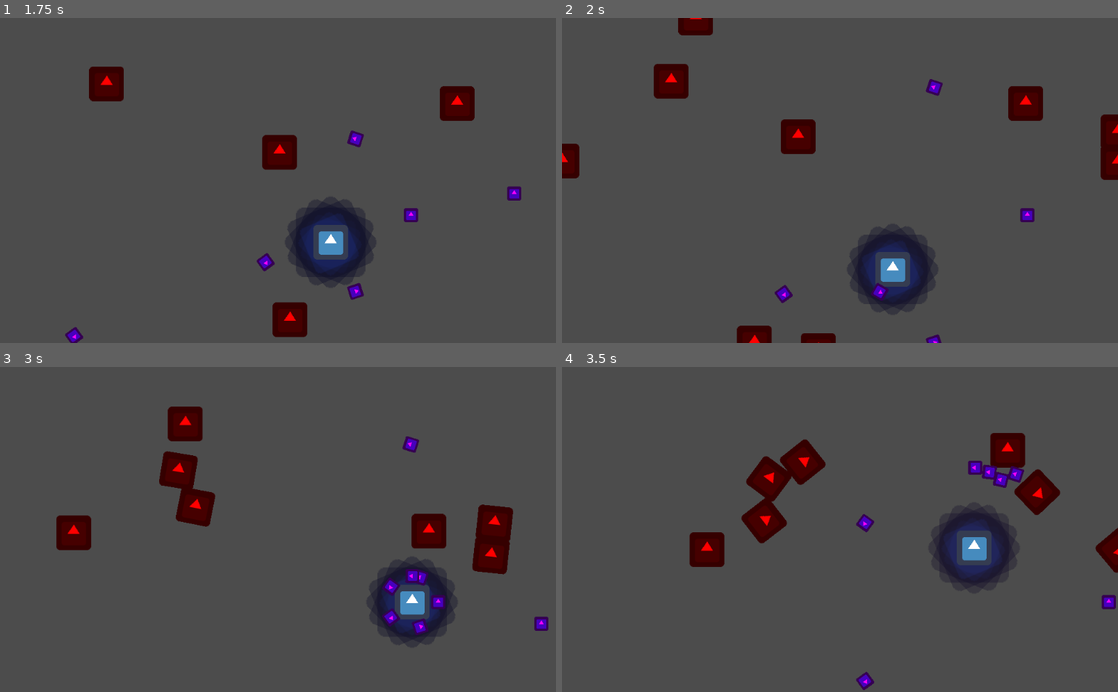
Above: before the commit, frames 1-4 (two rows, left to right).
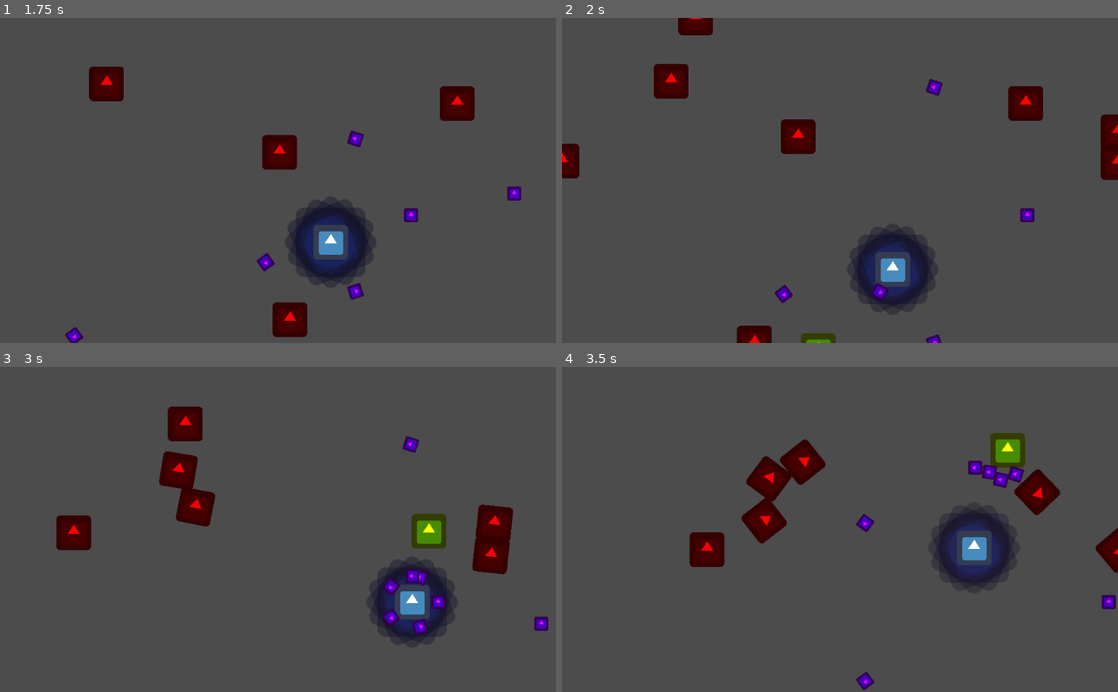
Above: after the commit, the same moments.

Repository: franxz/proto-top-down
Game: Godot game, scene res://scenes/test-map/TestMap.tscn
Same seed, same stepped clock (60 frames per second), same inputs: the game is played once before the commit and once after it. The engine's default icon, where the game draws it, is replaced by a stand-in: a white triangle on a blue panel in a dark square.
Inputs:
- Up to frame 1 (1.75 s): hold Right (ui_right) 0.53-1.28 s; hold Down (ui_down) from 1.28 s (still down)
- Up to frame 2 (2 s): keep holding Down (ui_down)
- Up to frame 3 (3 s): release Down (ui_down) at 2.03 s; hold Right (ui_right) 2.03-2.78 s; hold Up (ui_up) from 2.78 s (still down)
- Up to frame 4 (3.5 s): keep holding Up (ui_up)

Frame 1 is identical in both runs. In frame 2, 0.2% of the frame differs, in the area x 43-50%, y 97-100%; in frame 3, 0.7%, in the area x 74-81%, y 45-56%; in frame 4, 0.7%.

Commit message:
Add WeaponBase to extract common Weapon logic

Diff:
--- a/scenes/weapon-with-range/WeaponWithRange.gd
+++ b/scenes/weapon-with-range/WeaponWithRange.gd
@@ -1,14 +1,16 @@
 extends Node2D
 
 var shot_scene := preload("res://scenes/shot/Shot.tscn")
+var weapon_base_script := preload("res://scripts/WeaponBase.gd")
 
-onready var attack_range := get_node("AttackRange")
-
+var weapon_base = weapon_base_script.new()
 var cooldown := 1 # Time between shot spreads in seconds
 var shot_interval := 0.04 # Time between shots in seconds
 var shot_spread := PI / 7 # Spread of the shots in radians
 var shot_count := 5 # Number of shots in the spray
 var dist_from_center := 48
+
+onready var attack_range := get_node("AttackRange")
 
 func _ready():
 	var timer := Timer.new()
@@ -21,25 +23,13 @@
 func _on_timer_timeout():
 	var closest_enemy : Node = attack_range.get_closest_enemy()
 	if closest_enemy:
+		closest_enemy.debug_highlight()
 		var dir : Vector2 = (closest_enemy.position - global_position).normalized()
 		var start_angle := dir.angle() - shot_spread / 2
 		var angle_step := shot_spread / (shot_count - 1)
 		for i in range(shot_count):
 			var angle := start_angle + angle_step * i
-			_create_shot_from_angle(angle) # you can also use _create_shot and use the same origin for all the shots
+			weapon_base.create_shot(shot_scene, weapon_base.get_shot_origin(global_position, angle, dist_from_center), angle) # you can also use same origin for all the shots
 			# Add a slight delay before creating the next shot (MG effect)
 			if i < shot_count - 1:
 				yield(get_tree().create_timer(shot_interval), "timeout")
-
-
-# TODO: extract this to a common component 👇
-func _create_shot_from_angle(angle: float) -> void:
-	var dir : Vector2 = Global.Vector2_from_angle(angle)
-	_create_shot(global_position + dir * dist_from_center, angle)
-
-
-func _create_shot(position: Vector2, angle: float) -> void:
-	var shot := shot_scene.instance()
-	shot.init(position, angle)
-	Global.root_node.add_child(shot)
-# TODO: extract this to a common component 👆
--- a/scenes/weapon/Weapon.gd
+++ b/scenes/weapon/Weapon.gd
@@ -1,7 +1,9 @@
 extends Node2D
 
 var shot_scene := preload("res://scenes/shot/Shot.tscn")
+var weapon_base_script := preload("res://scripts/WeaponBase.gd")
 
+var weapon_base = weapon_base_script.new()
 var shot_interval := 0.75
 var shot_count := 5
 var dist_from_center := 48
@@ -22,14 +24,5 @@
 func _on_timer_timeout():
 	var angle_diff := 2 * PI / shot_count
 	for i in range(shot_count):
-		_create_shot_from_angle(start_angle + angle_diff * i)
-
-
-func _create_shot_from_angle(angle: float) -> void:
-	var dir : Vector2 = Global.Vector2_from_angle(angle)
-	_create_shot(global_position + dir * dist_from_center, angle)
-
-func _create_shot(position: Vector2, angle: float) -> void:
-		var shot := shot_scene.instance()
-		shot.init(position, angle)
-		Global.root_node.add_child(shot)
+		var angle = start_angle + angle_diff * i
+		weapon_base.create_shot(shot_scene, weapon_base.get_shot_origin(global_position, angle, dist_from_center), angle)
--- /dev/null
+++ b/scripts/WeaponBase.gd
@@ -0,0 +1,11 @@
+extends Reference
+
+func get_shot_origin(global_position: Vector2, angle: float, dist_from_center := 0) -> Vector2:
+  var dir : Vector2 = Global.Vector2_from_angle(angle)
+  return global_position + dir * dist_from_center
+
+
+func create_shot(shot_scene: PackedScene, position: Vector2, angle: float) -> void:
+	var shot := shot_scene.instance()
+	shot.init(position, angle)
+	Global.root_node.add_child(shot)
